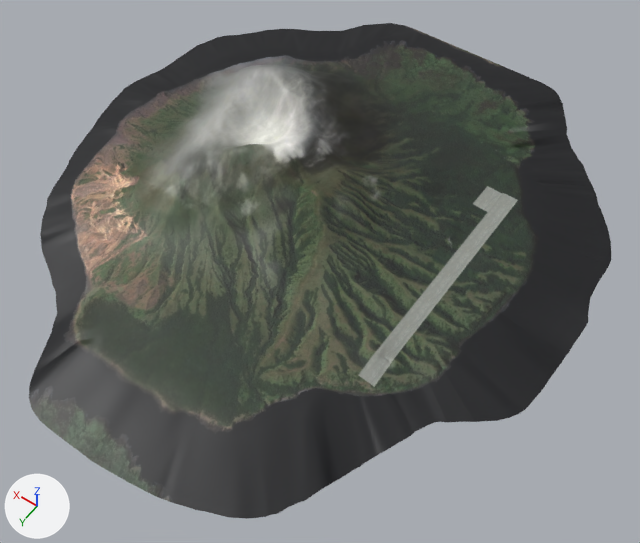
One commit to the Blender file scenery/models/homebase.blend: the scene before it, then after it.
Rendered twice from a 50 mm lens placed at (-0.701, 0.843, 1.068), pointed at (-0.197, 0.137, -0.04). Every picture has the same lights, and +X, +Y and +Z are marked at lower left.

In view in the first picture: 'Alamagan'.
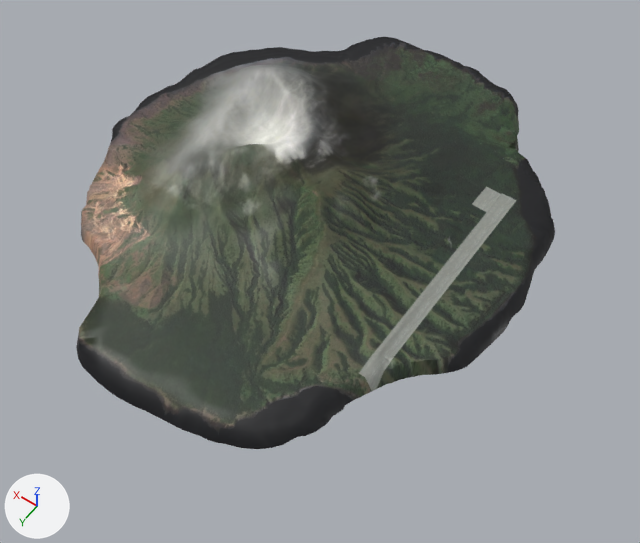
What the commit changed:
me_alamagan_mesh is used by ob_alamagan; location (0.0, 0.0, 0.0).
me_alamagan_mesh had 5410 vertices, 8139 faces and spanned x -0.586..0.343, y -0.458..0.587, z -0.024..0.106.
me_alamagan_mesh now has 5410 vertices, 8139 faces and spans x -0.494..0.281, y -0.406..0.496, z -0.024..0.106.
me_alamagan_mesh part 1: 260 of 5410 vertices moved; they spanned x -0.586..0.343, y -0.458..0.587, z -0.024..0.004 and now span x -0.494..0.281, y -0.406..0.496, z -0.024..0.004; mean shift (0.013, 0.0, 0.0); largest move (-0.394, -0.344, -0.024) -> (-0.336, -0.257, -0.024).
me_alamagan_mesh part 2: texture (UV) coordinates of 6450 of 8139 faces, centred in x -0.552..0.314, y -0.436..0.542, z -0.015..0.106, changed; they spanned u -0.02..0.98, v -0.05..1.08 and now span u 0.08..0.92, v 0.0..0.99.

What differs and where, as boxes (x1, y1, x2, y2) in the pictures (640 x 543 px; the box of a moved part takes in the faces that stretch with it):
'Alamagan', reshaped, surface changed (18% narrower, 17% shorter)
    before: (29, 23, 611, 519)
    after: (76, 37, 555, 449)
part 1 of me_alamagan_mesh, moved or reshaped
    before: (29, 23, 611, 519)
    after: (76, 37, 555, 449)
part 2 of me_alamagan_mesh, surface changed
    both: (79, 39, 553, 432)
